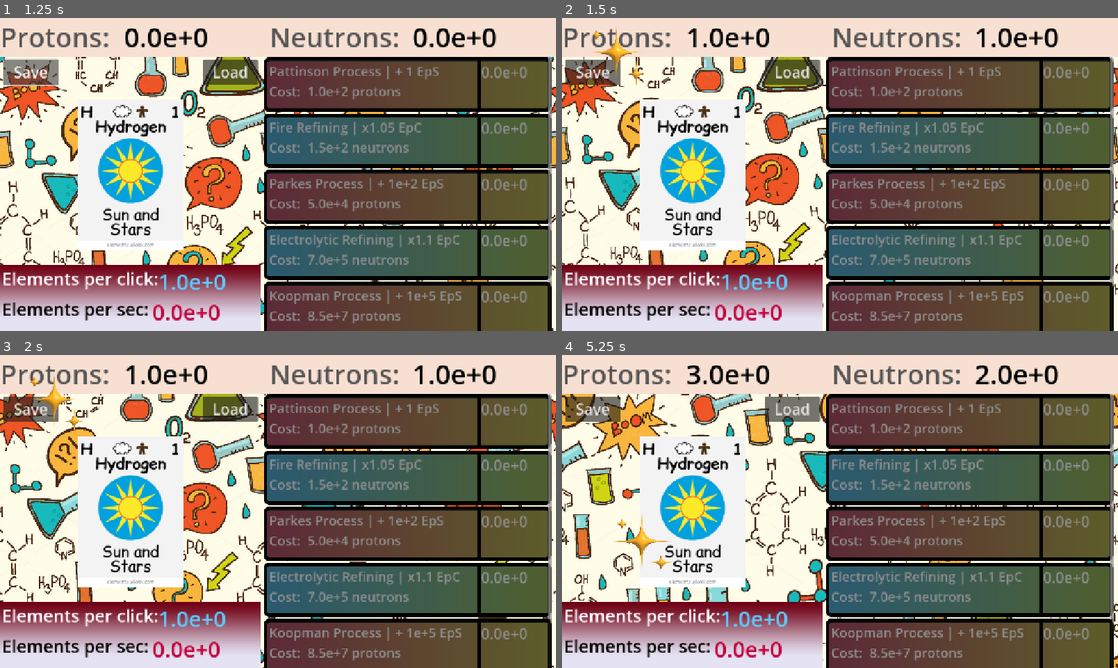
Above: before the commit, frames 1-4 (two rows, left to right).
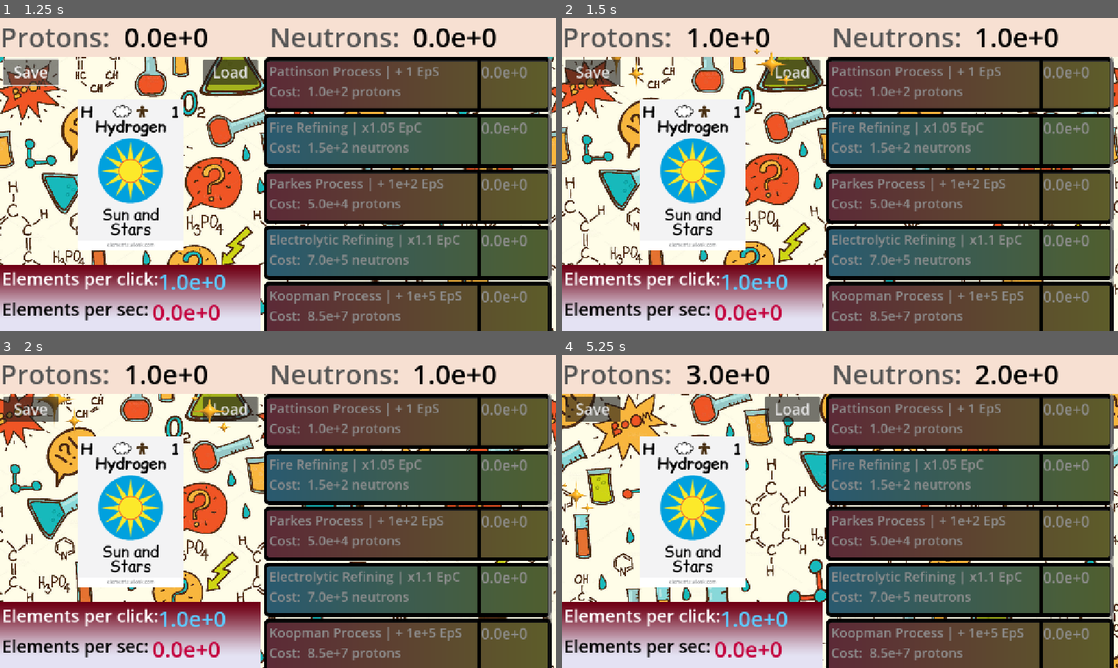
Above: after the commit, the same moments.

Repository: Boarff/ProgrammingGame2025
Game: Godot game, scene res://Scenes/Main.tscn
Two runs of this game, one before a commit and one after it. Both use one fixed random seed, a clock stepped at 60 frames per second and the inputs below.
Inputs (mouse positions are in pixels of both pictures, inside the frame that each line leads up to):
- Up to frame 1 (1.25 s): click "Save" at 0.5 s
- Up to frame 2 (1.5 s): click (689, 174) at 1.25 s
- Up to frame 3 (2 s): no input
- Up to frame 4 (5.25 s): click (934, 420) at 2 s; click (934, 420) at 2.75 s; click (689, 511) at 3.5 s; click (934, 420) at 4.25 s; click (689, 511) at 5 s

Frame 1 is identical in both runs. In frame 2, 0.4% of the frame differs, in the area x 5-42%, y 2-22%; in frame 3, 0.3%; in frame 4, 0.4%, in the area x 0-35%, y 40-69%.

Commit message:
Changed particles to be less intrusive, and fixed a bug
magnitude was showing as 10.0, fixed that.

Diff:
--- a/chemistry-clicker/Scenes/clicker.gd
+++ b/chemistry-clicker/Scenes/clicker.gd
@@ -3,6 +3,7 @@
 ## Access to nodes
 @onready var Scroll = $"../Shops/Scroll"
 @onready var Shops = $"../Shops"
+@onready var Background = $"../ParallaxBackground"
 
 ## Variables for spawning sparkles
 var particles = preload("res://Scenes/particles.tscn")
@@ -24,7 +25,10 @@
 	Shops.on_clicker_click()
 
 	# spawns particles
+	Background.spawn_particles()
+
 	spawnParticles = particles.instantiate()
+	spawnParticles.behind = false
 	add_child(spawnParticles)
 
 ## Changes the frame of animation for the clicker sprite
--- a/chemistry-clicker/Scenes/main.gd
+++ b/chemistry-clicker/Scenes/main.gd
@@ -146,10 +146,10 @@
 		"get_proton_text":
 			# x100, then round, then /100 for 2 decimal places (1.23)
 			var roundedDec = float(round(protonDecimal*100))/100
-			return str(roundedDec) + "e+" + str(protonMagnitude)
+			return str(roundedDec) + "e+" + str(int(round(protonMagnitude)))
 		"get_neutron_text":
 			var roundedDec = float(round(neutronDecimal*100))/100
-			return str(roundedDec) + "e+" + str(neutronMagnitude)
+			return str(roundedDec) + "e+" + str(int(round(neutronMagnitude)))
 		# adds the inputed number to the stored number
 		"add_to_proton":
 			# if magnitude of added number >= magnitude of stored number
--- a/chemistry-clicker/Scenes/parallax_background.gd
+++ b/chemistry-clicker/Scenes/parallax_background.gd
@@ -1,7 +1,15 @@
 extends ParallaxBackground
+
+var particles = preload("res://Scenes/particles.tscn")
+var spawnParticles
 
 # every frame
 func _process(delta):
 	# moves the background according to a combination of sin and cos
 	scroll_offset.x -= 45*delta
 	scroll_offset.y = 1000*sin(scroll_offset.x/1250)*cos(scroll_offset.x/900)
+
+func spawn_particles():
+
+	spawnParticles = particles.instantiate()
+	add_child(spawnParticles)
--- a/chemistry-clicker/Scenes/particles.gd
+++ b/chemistry-clicker/Scenes/particles.gd
@@ -3,6 +3,9 @@
 # setting random position for particles
 var theta = randf() * 12 * PI
 var radius = 100 * (3*pow(sin(theta/13),2) + 2*pow(sin(theta),2))
+
+# exported variable to change scene before spawning
+@export var behind = true
 
 # providing access to particle spawner and main node
 @onready var particles = $GPUParticles2D
@@ -10,7 +13,8 @@
 
 ## on startup, sets amount to progress and starts emitting
 func _ready() -> void:
-	particles.amount = Main.elementProgress
+	if behind:
+		particles.amount = Main.elementProgress
 	$GPUParticles2D.emitting = true
 
 
